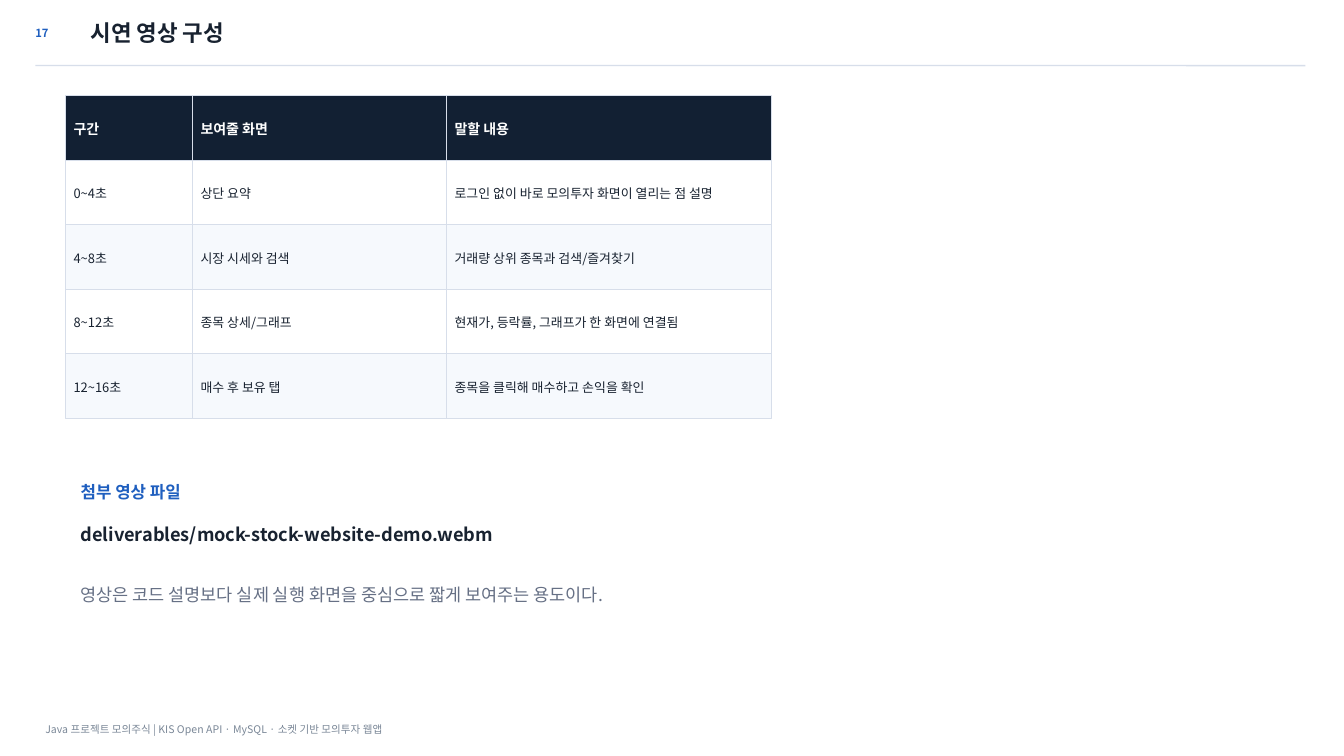
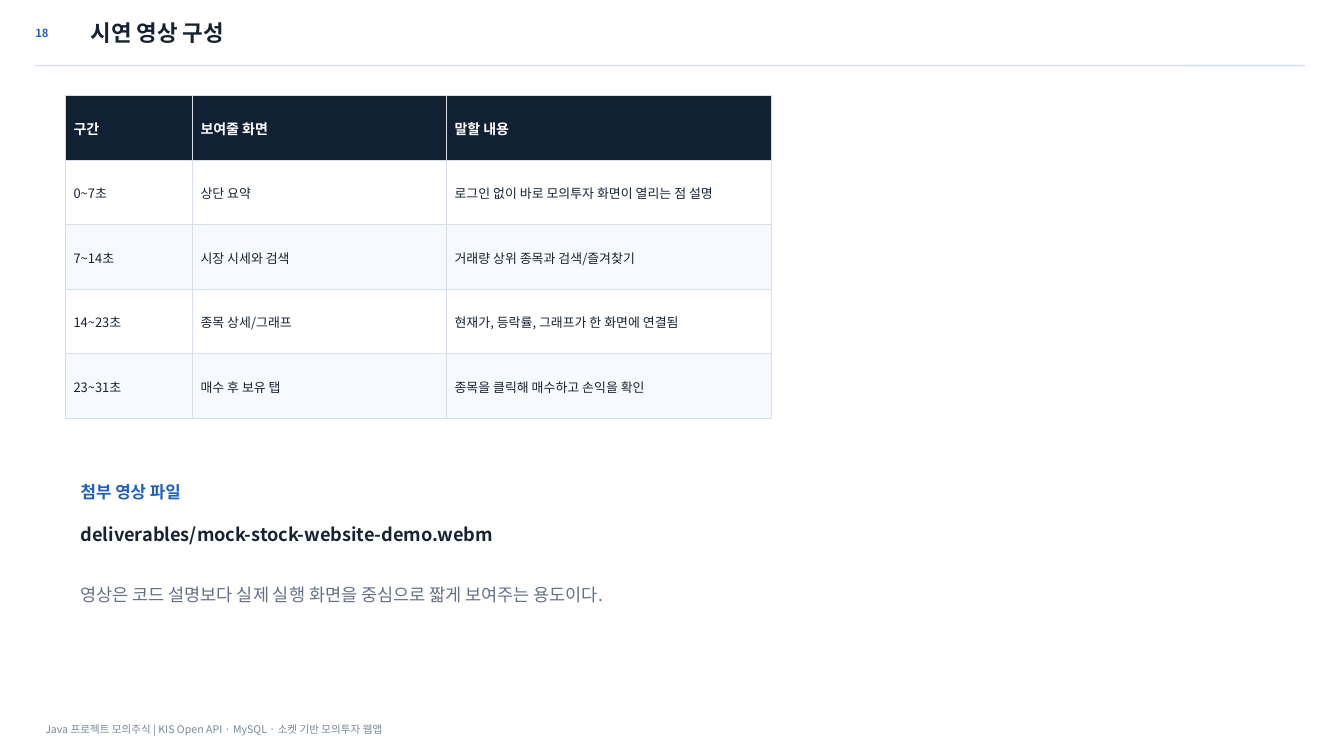
Before and after one commit to osangmin51-spec/javaproject, a slide deck: slide 18 of deliverables/Java_모의주식투자_발표자료_최종정합본.pptx (slide 17 before the commit). Drawn at 1344x756 pixels with LibreOffice and Linux fonts; fonts in the diff are those of the drawing. Boxes give left, top, right and bottom in pixels: in the first picture for what was removed or moved away, otherwise in the second. Text is boxed around its words. In the diff, an @@ line names an element or a change of style, - is before the commit and + after.

```diff
--- a/deliverables/Java_모의주식투자_발표자료_최종정합본.pptx
+++ b/deliverables/Java_모의주식투자_발표자료_최종정합본.pptx
@@ text at (x1=35, y1=28, x2=48, y2=37): text changed @@
-17
+18
@@ text at (x1=74, y1=187, x2=107, y2=198): text changed @@
-0~4초
+0~7초
@@ text at (x1=74, y1=252, x2=115, y2=263): text changed @@
-4~8초
+7~14초
@@ text at (x1=74, y1=316, x2=122, y2=327): text changed @@
-8~12초
+14~23초
@@ text at (x1=74, y1=381, x2=122, y2=392): text changed @@
-12~16초
+23~31초
```
Also in this commit, not shown: 13 other slides changed, 2 slides added, 1 slide removed, 5 other files.
